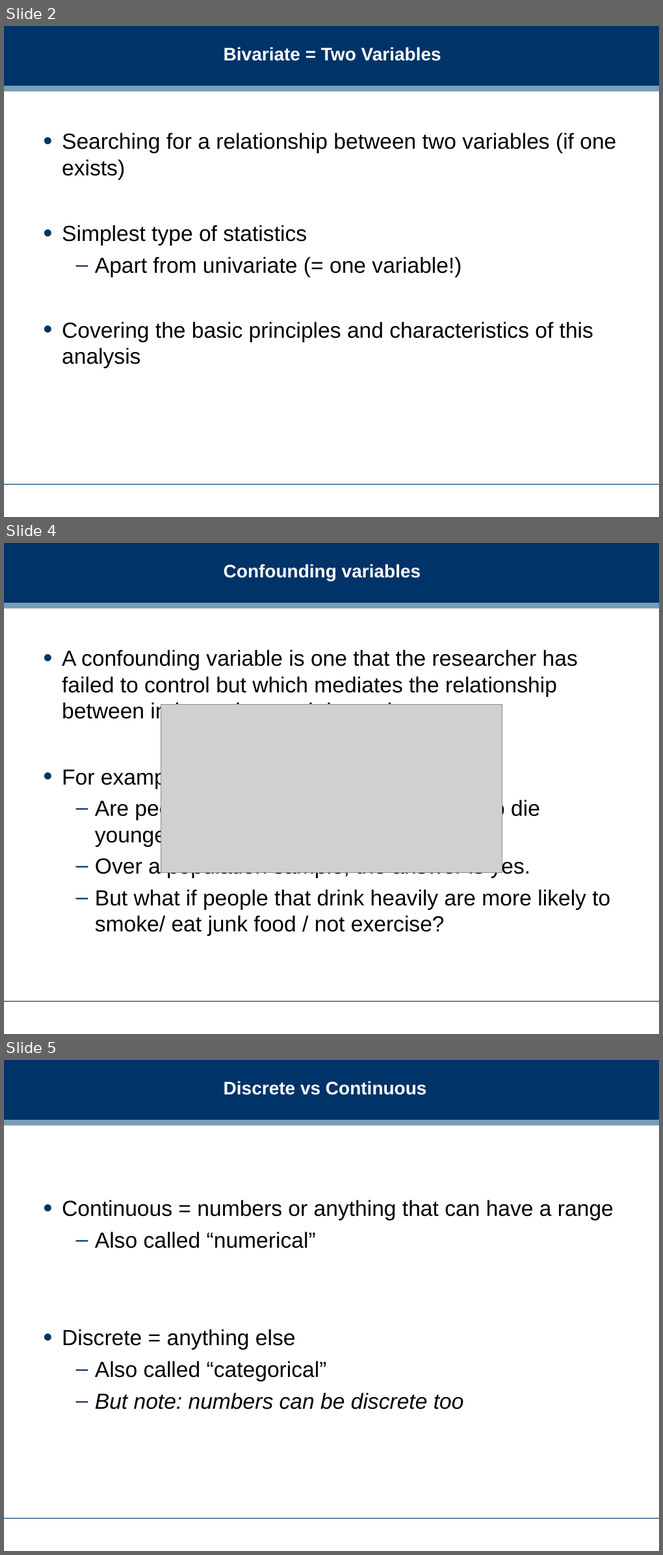
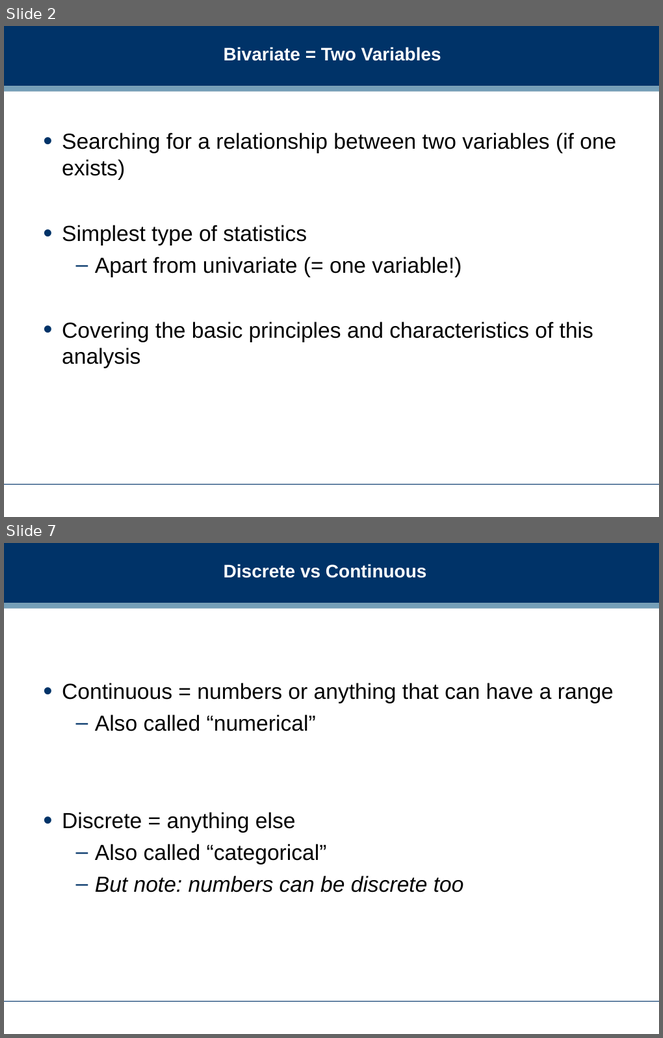
Before and after one commit to dreamind/ix, a slide deck: lectures/making-sense-data/bivariate-analysis.ppt. Shown one above the other, each under a label of ours: slides 2, 4 and 5 before the commit, slides 2 and 7 after it; the slides between them are not shown. The pictures are 663x1555 and 663x1038 pixels, drawn with LibreOffice and Linux fonts; fonts in the diff are those of the drawing; grey boxes stand for pictures; background and template pictures are left out. Boxes give left, top, right and bottom in pixels: in the first picture for what was removed or moved away, otherwise in the second. Text is boxed around its words. In the diff, an @@ line names an element or a change of style, - is before the commit and + after.

```diff
--- a/lectures/making-sense-data/bivariate-analysis.ppt
+++ b/lectures/making-sense-data/bivariate-analysis.ppt
@@ slide 4 removed at [4, 543, 659, 1034], background #FFFFFF; not listed: 3 template elements that a slide beside it also shows @@
@@ title removed at [224, 564, 421, 581] @@
-Confounding variables
@@ text removed at [62, 650, 610, 936] @@
-• A confounding variable is one that the researcher has failed to control but which mediates the relationship between independent and dependent.
-• For example:
-  – Are people that drink heavily more likely to die younger?
-  – Over a population sample, the answer is yes.
-  – But what if people that drink heavily are more likely to smoke/ eat junk food / not exercise?
@@ picture removed at [161, 705, 502, 873] @@
@@ what was slide 5 is now slide 7 @@
```
Also in this commit, not shown: 9 slides changed, 4 slides added, 2 other slides removed.
